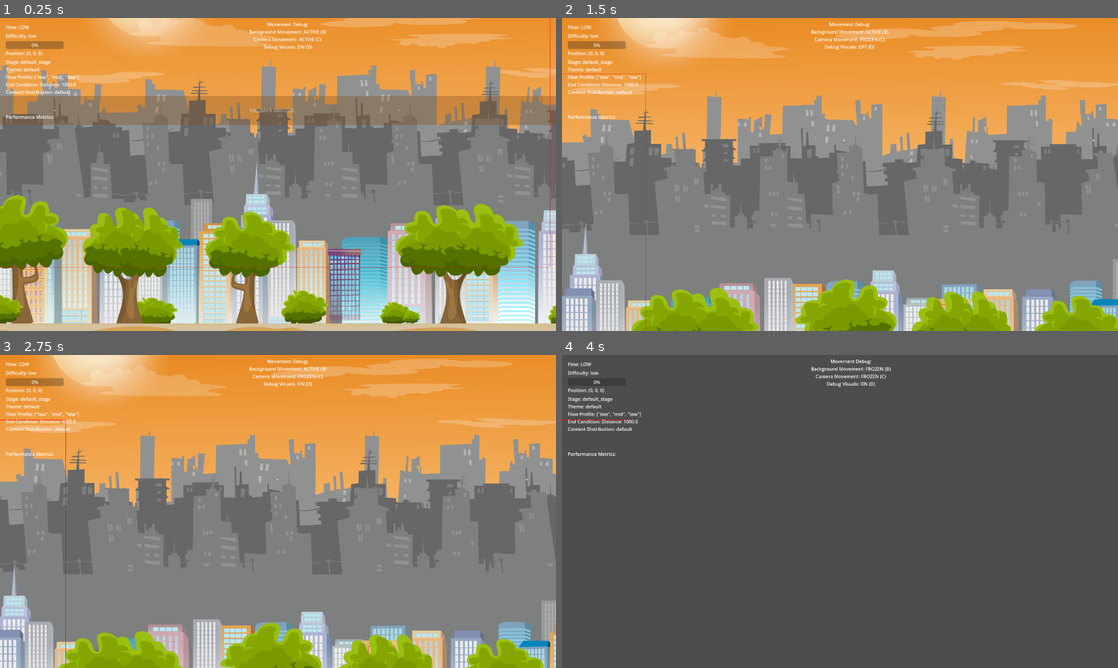
Above: before the commit, frames 1-4 (two rows, left to right).
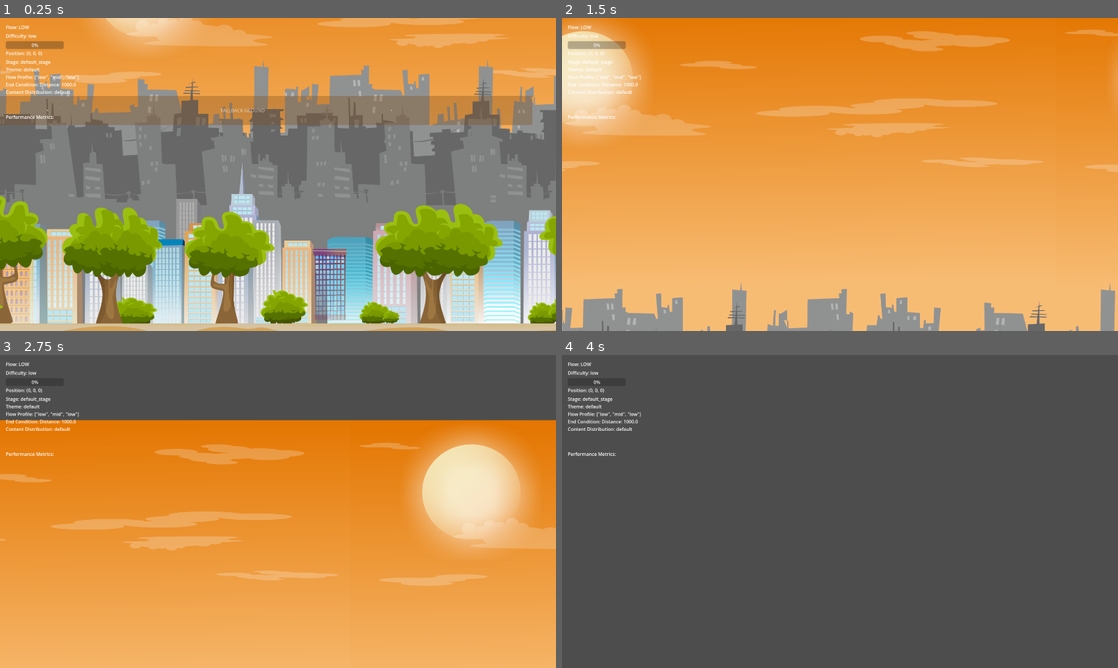
Above: after the commit, the same moments.

Repository: talofo/namoradinha
Game: Godot game, scene res://game/Game.tscn
The game is run twice, just before and just after one commit, with the same random seed, the same clock (stepped at 60 frames per second) and the same inputs.
Inputs:
- Up to frame 1 (0.25 s): no input
- Up to frame 2 (1.5 s): tap Enter at 0.5 s; hold D 0.53-1.28 s; hold Space (boost) 0.53-1.28 s; tap C at 1.35 s
- Up to frame 3 (2.75 s): hold D from 2.03 s (still down); tap 1 at 2.1 s
- Up to frame 4 (4 s): tap 2 at 2.85 s; tap Space (boost) at 3.5 s; release D at 3.53 s; tap B at 3.6 s

The runs differ from the first frame. In frame 1, 30% of the frame differs, in the area x 0-100%, y 0-100%; in frame 2, 95%; in frame 3, 99%; in frame 4, 0.4%.

Commit message:
added a small improvement to physics calculator but doesn't affect behaviour

Diff:
--- a/game/Game.tscn
+++ b/game/Game.tscn
@@ -6,7 +6,6 @@
 [ext_resource type="PackedScene" uid="uid://c8q6y8j5x7q5v" path="res://stage/StageCompositionSystem/StageCompositionSystem.tscn" id="3_adwu5"]
 [ext_resource type="PackedScene" uid="uid://cci2iy8sxg7rk" path="res://environment/EnvironmentSystem.tscn" id="5_knu3h"]
 [ext_resource type="PackedScene" path="res://scripts/motion/MotionSystemNode.tscn" id="6_knu3h"]
-[ext_resource type="Script" uid="uid://dloys7gjcstci" path="res://scripts/player/debug/MovementDebugTools.gd" id="7_1vmna"]
 
 [node name="Game" type="Node2D"]
 script = ExtResource("1_i75et")
@@ -23,7 +22,3 @@
 
 [node name="EnvironmentSystem" parent="." instance=ExtResource("5_knu3h")]
 debug_mode = false
-
-[node name="MovementDebugTools" type="Node" parent="."]
-script = ExtResource("7_1vmna")
-metadata/_custom_type_script = "uid://dloys7gjcstci"
--- a/resources/physics/default_physics.tres
+++ b/resources/physics/default_physics.tres
@@ -19,7 +19,7 @@
 deceleration_speed_factor = 0.0001
 max_deceleration_factor = 0.05
 frame_rate_adjustment = 60.0
-default_launch_strength = 1000.0
+default_launch_strength = 6000.0
 default_launch_angle_degrees = 85.0
 manual_air_boost_rising_strength = 2000.0
 manual_air_boost_rising_angle = 45.0
--- a/scripts/environment/ground/SharedGroundManager.gd
+++ b/scripts/environment/ground/SharedGroundManager.gd
@@ -5,7 +5,7 @@
 signal ground_created(ground_data: Array)
 
 # Configuration
-var ground_width: float = 90000.0
+var ground_width: float = 900000.0
 var ground_height: float = 230.0
 var ground_y_position: float = 850.0
 
--- a/scripts/motion/core/PhysicsCalculator.gd
+++ b/scripts/motion/core/PhysicsCalculator.gd
@@ -111,6 +111,7 @@
 # velocity: Current velocity
 # Returns: The rounded velocity
 func round_velocity(velocity: Vector2) -> Vector2:
-	velocity.x = round(velocity.x * 10) / 10.0
-	velocity.y = round(velocity.y * 10) / 10.0
+	# Use snappedf for smoother rounding with a smaller step value
+	velocity.x = snappedf(velocity.x, 0.05)  # Round to nearest 0.05
+	velocity.y = snappedf(velocity.y, 0.05)  # Round to nearest 0.05
 	return velocity
Not shown: 1 places in game/Game.tscn that only renumber resources
